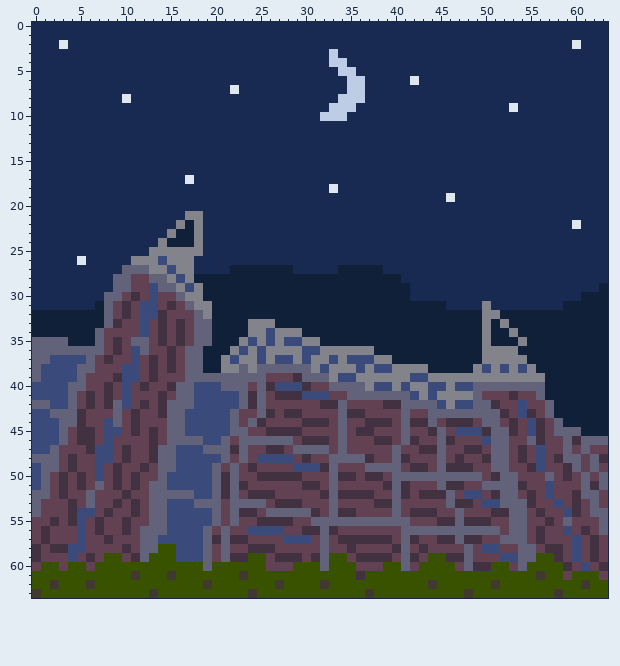
A pixel-art file gets an edit: Assets/Cover Art/cover_art.aseprite. The picture above is the old version.
64x64 pixels, 1 frame.
The same view after the edit:
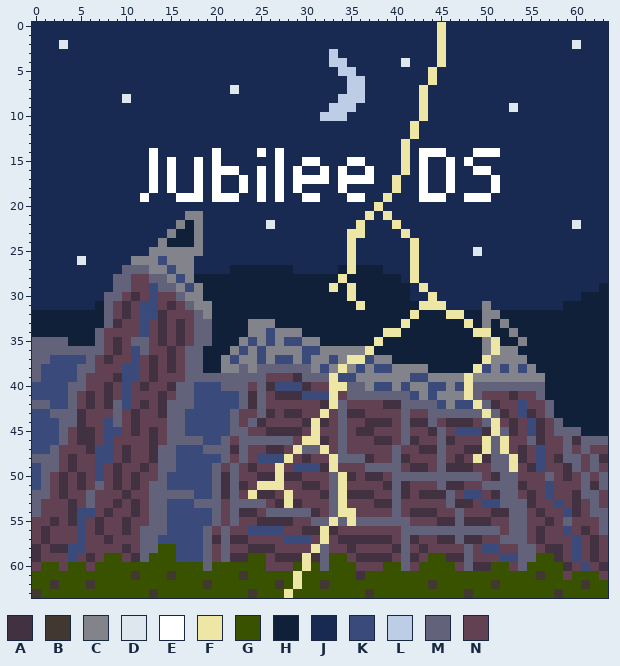
Palette (. is transparent): A #413141  B #413931  C #83838b  D #dee6ee  E #ffffff  F #eee6a4  G #395200  H #102039  J #182952  K #394a7b  L #bdcde6  M #62627b  N #624152
What changed:
layer "Layer 8" added
layer "Layer 9" added
Changed rows in their new state; - is an unchanged pixel.
Layers "Layer 9", "Layer 8", "Layer 3":
first column x 12:
 0 ---------------------------------F--------
 1 ---------------------------------F--------
 2 ---------------------------------F--------
 3 ---------------------------------F--------
 4 -----------------------------D---F--------
 5 --------------------------------F---------
 6 ------------------------------J-F---------
 7 -------------------------------F----------
 8 -------------------------------F----------
 9 -------------------------------F----------
10 -------------------------------F----------
11 ------------------------------F-----------
12 ------------------------------F-----------
13 -----------------------------F------------
14 -E------E----E-E-------------F-EEE---EEE--
15 -E-E--E-E------E--EE---EE----F-E--E-E-----
16 -E-E--E-EEE--E-E-E--E-E--E---F-E--E--EE---
17 -E-E-JE-E--E-E-E-EEEE-EEEE--F--E--E----E--
18 -E-E--E-E--E-E-E-E---JE-----F--E--E----E--
19 E---EEE-EEE--E-E--EE---EE--F---EEEJ-EEE---
20 --------------------------F---------------
21 -------------------------F-F--------------
22 --------------D---------F---F-------------
23 -----------------------FF----F------------
24 -----------------------F------F-----------
25 -----------------------F------F------D----
26 -----------------------F------F-----------
27 -----------------------F------F-----------
28 ----------------------F-------F-----------
29 ---------------------F-F-------F----------
30 -----------------------F--------F---------
31 ------------------------F------FFF--------
32 ------------------------------F---FF------
33 -----------------------------F------F-----
34 ---------------------------FF--------FF---
35 --------------------------F------------F--
36 -------------------------F-------------F--
37 -----------------------FF-------------F---
38 ----------------------F--------------F----
39 ---------------------F--------------F-----
40 ---------------------FF-------------F-----
41 ---------------------F--------------F-----
42 ---------------------F---------------F----
43 --------------------F-----------------F---
44 -------------------F-------------------F--
45 -------------------F-------------------F--
46 ------------------FF------------------F-F-
47 -----------------F--F-----------------F-F-
48 ----------------F----F---------------F---F
49 ---------------F-----F-------------------F
50 ---------------F------F-------------------
51 -------------FFF------F-------------------
52 ------------F---F-----F-------------------
53 ----------------F-----F-------------------
54 ----------------------FF------------------
55 ---------------------F-F------------------
56 --------------------F---------------------
57 --------------------F---------------------
58 -------------------F----------------------
59 ------------------F-----------------------
60 ------------------F-----------------------
61 -----------------F------------------------
62 -----------------F------------------------
63 ----------------F-------------------------
Changed places in both pictures, as pixel boxes (x1, y1, x2, y2):
changed: (140, 22, 518, 598)
